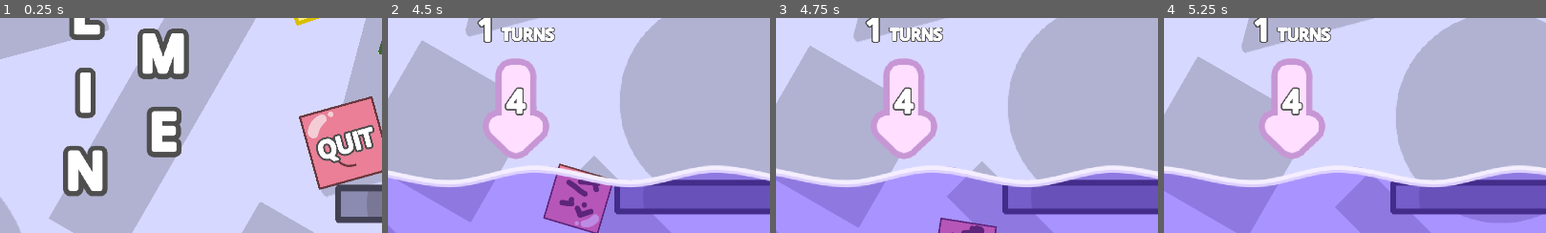
Above: before the commit, frames 1-4 (left to right).
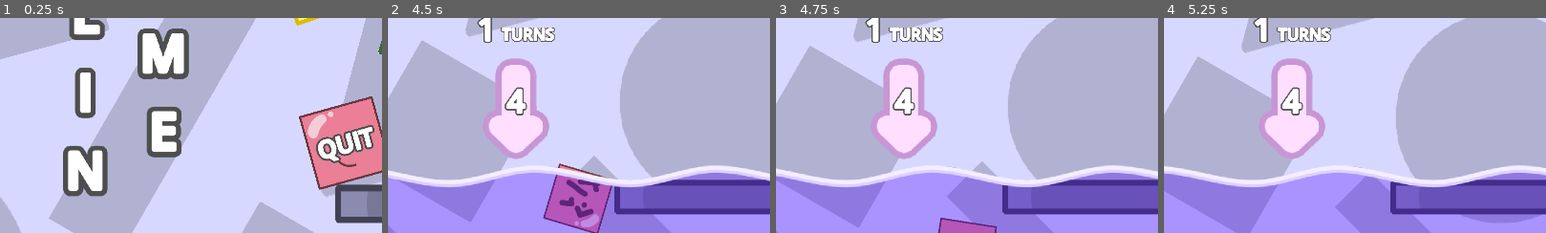
Above: after the commit, the same moments.

Repository: nullishew/game-jam-palindome
Game: Godot game, scene res://scenes/menus/menu.tscn
Same seed, same stepped clock (60 frames per second), same inputs: the game is played once before the commit and once after it.
Inputs (mouse positions are % of the whole screen's width and height, from its top left):
- Up to frame 1 (0.25 s): no input
- Up to frame 2 (4.5 s): click (80, 52) at 0.5 s; click (80, 52) at 1.25 s; move the mouse to (72, 45) at 2.02 s; hold Right (move_piece_right) 2.03-2.78 s; tap Tab (hold_piece) at 2.1, 3.6 s; move the mouse to (30, 55) at 2.77 s; hold Left (move_piece_left) 2.78-3.53 s; tap Space (release_piece) at 2.85, 4.35 s; move the mouse to (60, 28) at 3.52 s; hold Right (move_piece_right) from 3.53 s (still down); move the mouse to (45, 70) at 4.27 s
- Up to frame 3 (4.75 s): keep holding Right (move_piece_right)
- Up to frame 4 (5.25 s): move the mouse to (80, 65) at 5.02 s; release Right (move_piece_right) at 5.03 s; hold Left (move_piece_left) from 5.03 s (still down); tap Tab (hold_piece) at 5.1 s
The pictures show only the part of the screen within x 4-54%, y 50-100%; the shares and areas given below are measured in that part.

Frames 1-2 are identical in both runs. In frame 3, 0.2% of the frame differs, in the area x 46-55%, y 96-100%; in frame 4, nothing differs.

Commit message:
piece impact sound volume dependent on impact speed

Diff:
--- a/scripts/features/fluid_visual/fluid_visual.gd
+++ b/scripts/features/fluid_visual/fluid_visual.gd
@@ -8,8 +8,6 @@
 
 @export var is_inverted: bool = false
 
-var is_active: bool = true
-
 
 var _target_y: float
 
@@ -18,7 +16,6 @@
 	_target_y = position.y
 	visual_area.body_entered.connect(
 		func(body: Node2D):
-			if not is_active: return
 			if body is Piece:
 				AudioManager.play_sound(AudioManager.SPLASH_AUDIO, AudioManager.AudioBus.SFX)
 	)
--- a/scripts/features/piece/piece.gd
+++ b/scripts/features/piece/piece.gd
@@ -1,9 +1,6 @@
 class_name Piece
 extends RigidBody2D
 
-
-var piece_spawn_config: PieceSpawnConfig:
-	get: return _spawn_config
 
 @export var impact_sprite_time: float = 0.5
 @export var sprite: Sprite2D
@@ -15,13 +12,16 @@
 
 @export var possible_spawn_scale_multipliers: Array[float] = [1, 1.25, 1.5]
 
+
+var piece_spawn_config: PieceSpawnConfig:
+	get: return _spawn_config
+
 var is_player_piece: bool = false
 var is_in_hold: bool = false
 
-var _was_in_contact: bool = false
+
 var _impact_timer: float = 0
-var _prev_vel_y: float = 0
-var _was_impact: bool = false
+var _prev_velocity: Vector2
 
 var _spawn_config: PieceSpawnConfig
 
@@ -35,17 +35,12 @@
 	scale_piece(possible_spawn_scale_multipliers.pick_random())
 
 
-# Called every frame. 'delta' is the elapsed time since the previous frame.
 func _process(delta: float) -> void:
 	if _impact_timer > 0:
-		if not _was_impact:
-			AudioManager.play_sound(AudioManager.THUD_AUDIO, AudioManager.AudioBus.SFX)
-		_was_impact = true
 		_impact_timer -= delta
 		if impact_texture:
 			sprite.texture = impact_texture
 	else:
-		_was_impact = false
 		if linear_velocity.length() > 5 or abs(angular_velocity) > 5:
 			if moving_texture:
 				sprite.texture = moving_texture
@@ -53,34 +48,20 @@
 			if idle_texture:
 				sprite.texture = idle_texture
 
-func _integrate_forces(state: PhysicsDirectBodyState2D):
-	# detect things falling onto it but not random things elsewhere propagating impulses
-	var max_y_impulse := 0.0
-	for i in range(state.get_contact_count()):
-		var collider = state.get_contact_collider_object(i)
-		if collider is Piece:
-			var impulse: Vector2 = state.get_contact_impulse(i)
-			max_y_impulse = max(max_y_impulse, abs(impulse.y))
-			# check that the other body is above this body
-			# for direct falling from above edge case where impulse isnt enough
-			if GameManager.game.gravity_controller.is_gravity_inverted:
-				if collider.global_position.y > global_position.y:
-					_impact_timer = impact_sprite_time
-			else:
-				if collider.global_position.y < global_position.y:
-					_impact_timer = impact_sprite_time
-	if max_y_impulse > 10:
-			_impact_timer = impact_sprite_time
 
-	# detect falling onto things
-	var vel_along_g: float = abs(linear_velocity.y)
-	if _prev_vel_y > 20 and vel_along_g < 2:
+func _physics_process(_delta: float) -> void:
+	var speed_before := _prev_velocity.length()
+	var speed_after := linear_velocity.length()
+	var impact_strength := speed_before - speed_after
+	if impact_strength > 50:
+		var volume_db := remap(impact_strength, 50.0, 100.0, -20.0, 0.0)
+		AudioManager.play_sound(
+			AudioManager.THUD_AUDIO,
+			AudioManager.AudioBus.SFX,
+			clamp(volume_db, -20.0, 0.0)
+		)
 		_impact_timer = impact_sprite_time
-	_prev_vel_y = vel_along_g
-	var in_contact := state.get_contact_count() > 0
-	if not _was_in_contact and in_contact and _prev_vel_y > 30:
-		_impact_timer = impact_sprite_time
-	_was_in_contact = in_contact
+	_prev_velocity = linear_velocity
 
 
 func initialize(spawn_config: PieceSpawnConfig):
